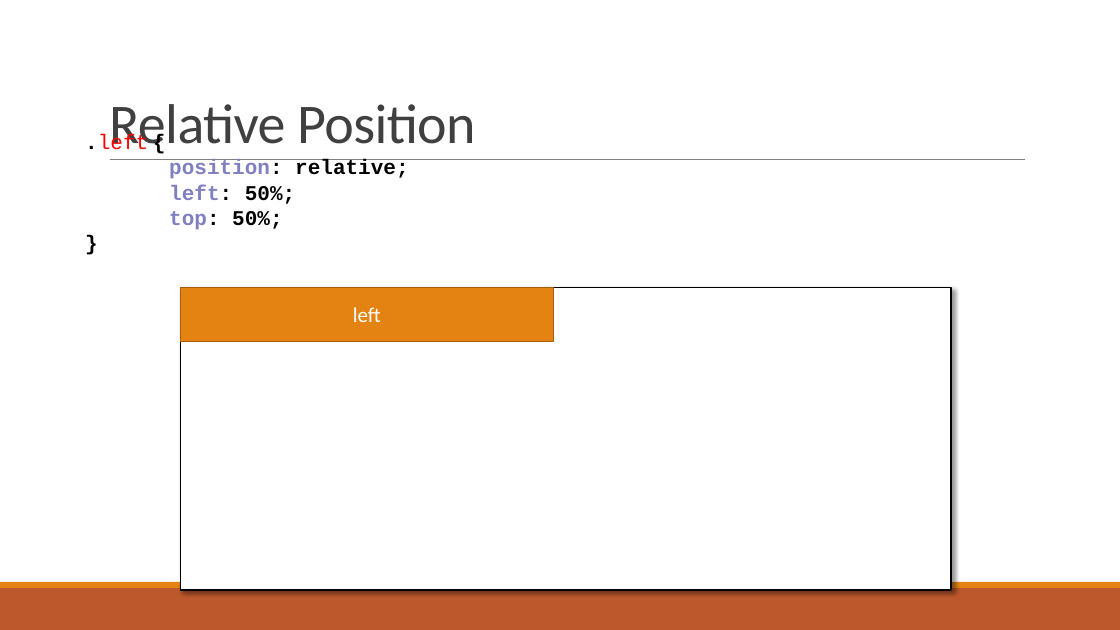
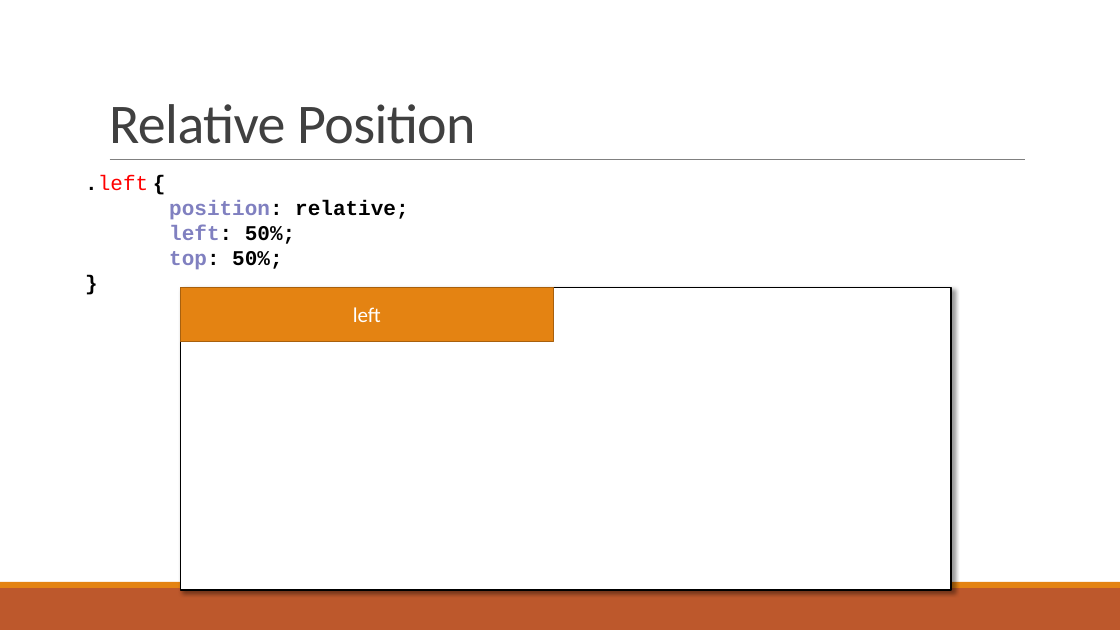
Before and after one commit to JOPA-WIT/web_seminar, a slide deck: slide 23 of Präsentationen/CSS.pptx. Drawn at 1120x630 pixels with LibreOffice and Linux fonts; fonts in the diff are those of the drawing. Boxes give left, top, right and bottom in pixels: in the first picture for what was removed or moved away, otherwise in the second. Text is boxed around its words. In the diff, an @@ line names an element or a change of style, - is before the commit and + after.

```diff
--- a/Präsentationen/CSS.pptx
+++ b/Präsentationen/CSS.pptx
@@ text ".left {": place and size @@
-text ".left {" at [85,134,408,230]
+text ".left {" at [85,175,408,270]
```
Also in this commit, not shown: 1 other slide changed, 1 slide added, 7 other files.
